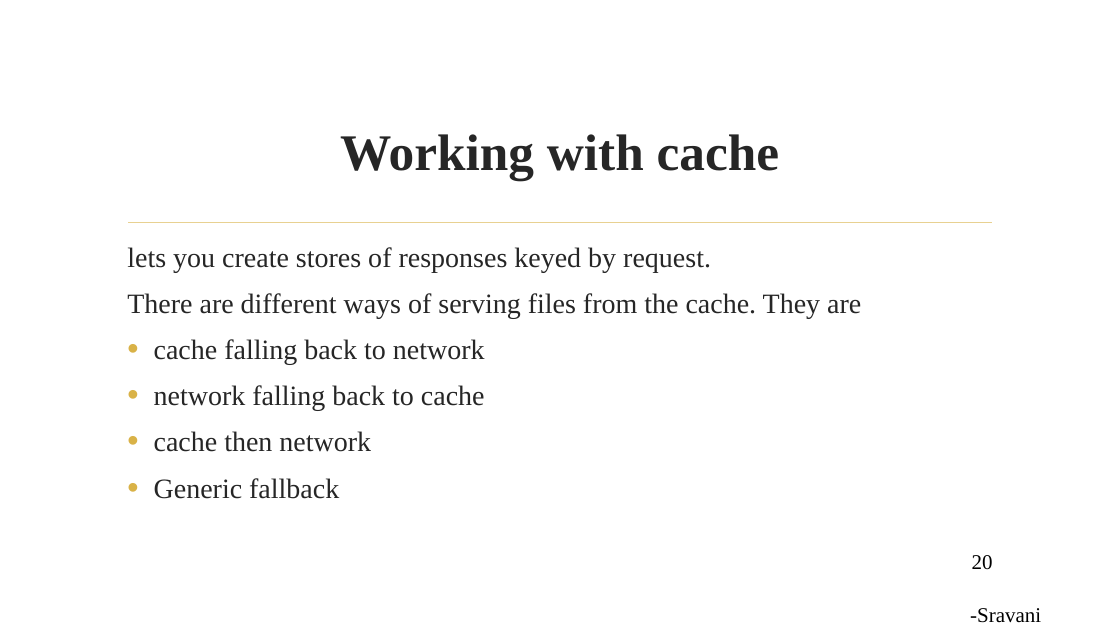
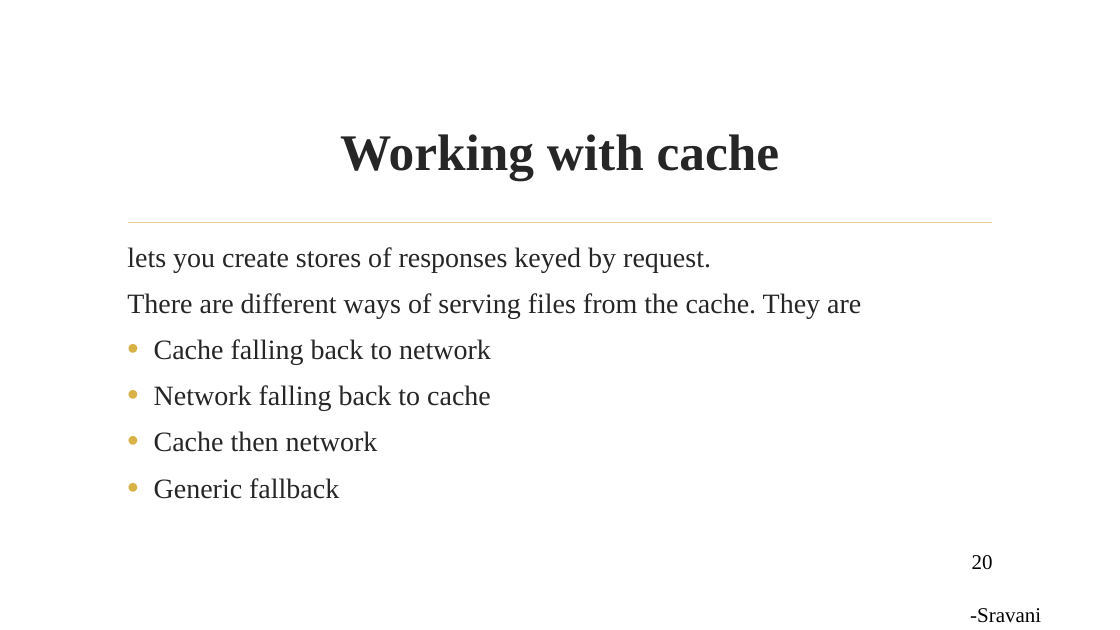
Before and after one commit to Sravani537520/WrokshopOnPWA, a slide deck: slide 20 of pptOnPWA.pptx. Drawn at 1120x630 pixels with LibreOffice and Linux fonts; fonts in the diff are those of the drawing; background and template pictures are left out. Boxes give left, top, right and bottom in pixels: in the first picture for what was removed or moved away, otherwise in the second. Text is boxed around its words. In the diff, an @@ line names an element or a change of style, - is before the commit and + after.

```diff
--- a/pptOnPWA.pptx
+++ b/pptOnPWA.pptx
@@ text at bbox=[154, 339, 491, 452]: text changed @@
-• cache falling back to network
-• network falling back to cache
-• cache then network
+• Cache falling back to network
+• Network falling back to cache
+• Cache then network
```
Also in this commit, not shown: 13 other slides changed, 1 slide added, 1 slide removed.
